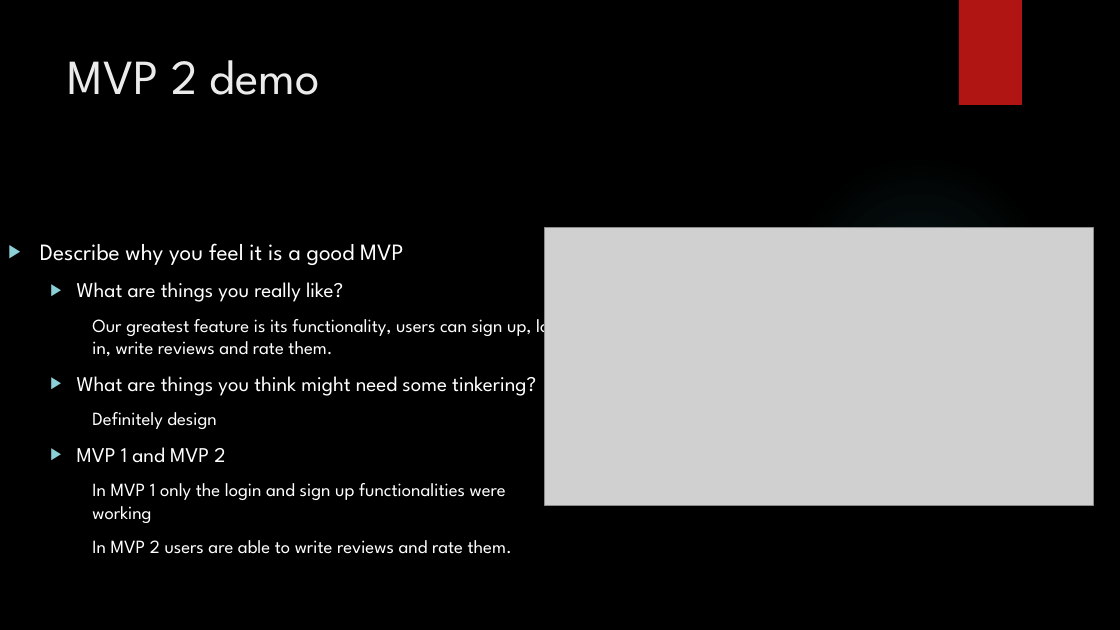
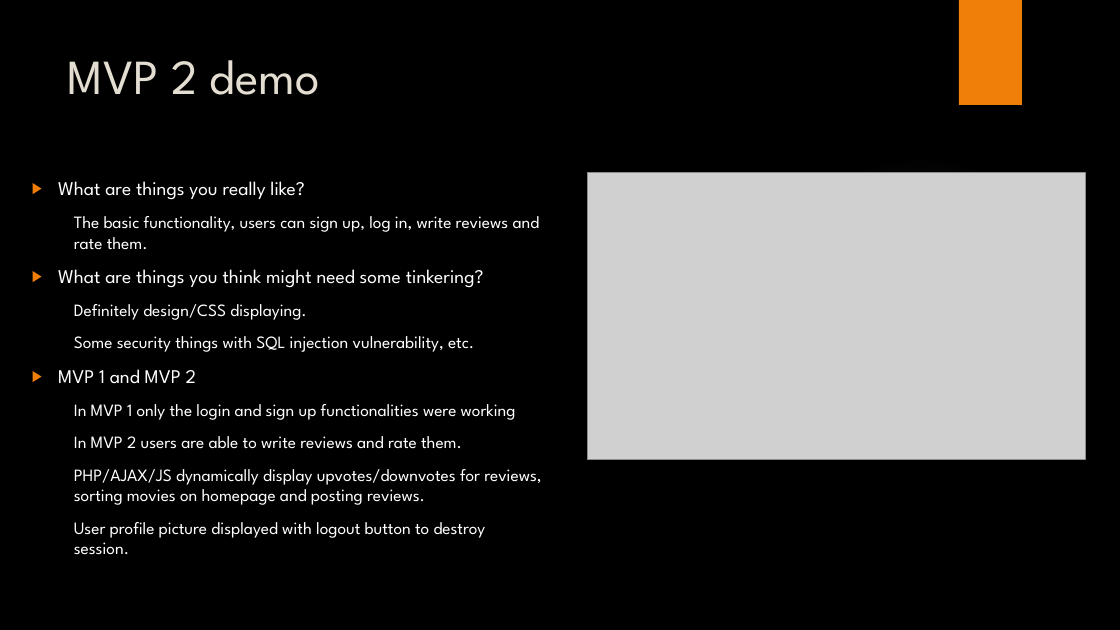
Before and after one commit to alpacamusical/Project-ENSE-374, a slide deck: slide 6 of Documentation/Milestone 4.pptx (slide 4 before the commit). Drawn at 1120x630 pixels with LibreOffice and Linux fonts; fonts in the diff are those of the drawing; grey boxes stand for pictures; background and template pictures are left out. Boxes give left, top, right and bottom in pixels: in the first picture for what was removed or moved away, otherwise in the second. Text is boxed around its words. In the diff, an @@ line names an element or a change of style, - is before the commit and + after.

```diff
--- a/Documentation/Milestone 4.pptx
+++ b/Documentation/Milestone 4.pptx
@@ rectangle at [959, 0, 1022, 105]: fill #B01513 to #F07F09 @@
@@ title "MVP 2 demo" at [68, 60, 320, 95]: text colour #EBEBEB to #E3DED1 @@
@@ text "What are things you really ...": place and size @@
-text "What are things you really ..." at [40, 243, 559, 554]
+text "What are things you really ..." at [58, 181, 541, 555]
@@ picture: place and size @@
-picture at [544, 228, 1094, 506]
+picture at [587, 172, 1086, 460]
@@ ellipse at [791, 154, 1049, 413]: fill gradient #50B9C1 to gradient #ADADAD @@
@@ text at [58, 181, 516, 449]: size 18 to 16.6 pt in "What are things you really like?", "What are things you think might need ...", "MVP 1 and MVP 2"; size 16 to 14.8 pt in "In MVP 1 only the login and ...", "In MVP 2 users are able to ..."; bullet colour #8AD0D6 to #F07F09 @@
@@ text at [74, 216, 540, 250]: text changed; size 16 to 14.8 pt @@
-    Our greatest feature is its functionality, users can sign up, log in, write reviews and rate them.
+    The basic functionality, users can sign up, log in, write reviews and rate them.
@@ text at [40, 243, 403, 265]: paragraph removed @@
-▶ Describe why you feel it is a good MVP
@@ text at [74, 304, 474, 352]: text changed; size 16 to 14.8 pt @@
-    Definitely design
+    Definitely design/CSS displaying.
+    Some security things with SQL injection vulnerability, etc.
@@ text at [74, 469, 541, 555]: paragraphs added @@
+    PHP/AJAX/JS dynamically display upvotes/downvotes for reviews, sorting movies on homepage and posting reviews.
+    User profile picture displayed with logout button to destroy session.
```
Also in this commit, not shown: 7 other slides changed, 3 slides added.
